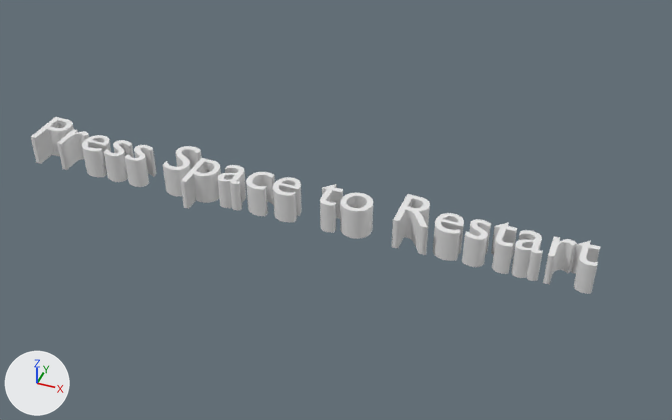
Before and after pictures for a commit that changed the Blender file 1-Brick-Breaker/Assets/Models/PressSpace.blend.
Both versions are drawn from a camera (50 mm lens) standing at (9.33, -10.22, 8.3) and looking at (5.26, 0.32, -0.07). Lighting does not change. The marker at lower left points along +X, +Y and +Z. Text is drawn in Blender's own font.

In view in the first picture: 'Text'.
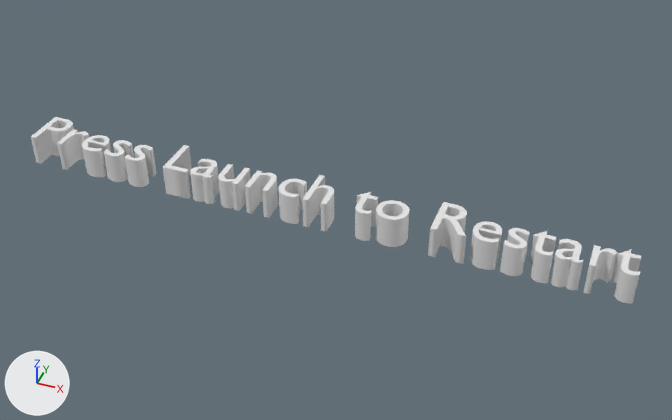
Where the change shows, as pixel boxes (x1, y1, x2, y2) in the pictures (672 x 420 px):
'Text', text changed
    before: (31, 117, 600, 294)
    after: (31, 117, 641, 303)

The change, as a list of edits to the scene's bpy script:
```text
Change txt_text:
    txt_text.body: 'Press Space to Restart' -> 'Press Launch to Restart'
```
